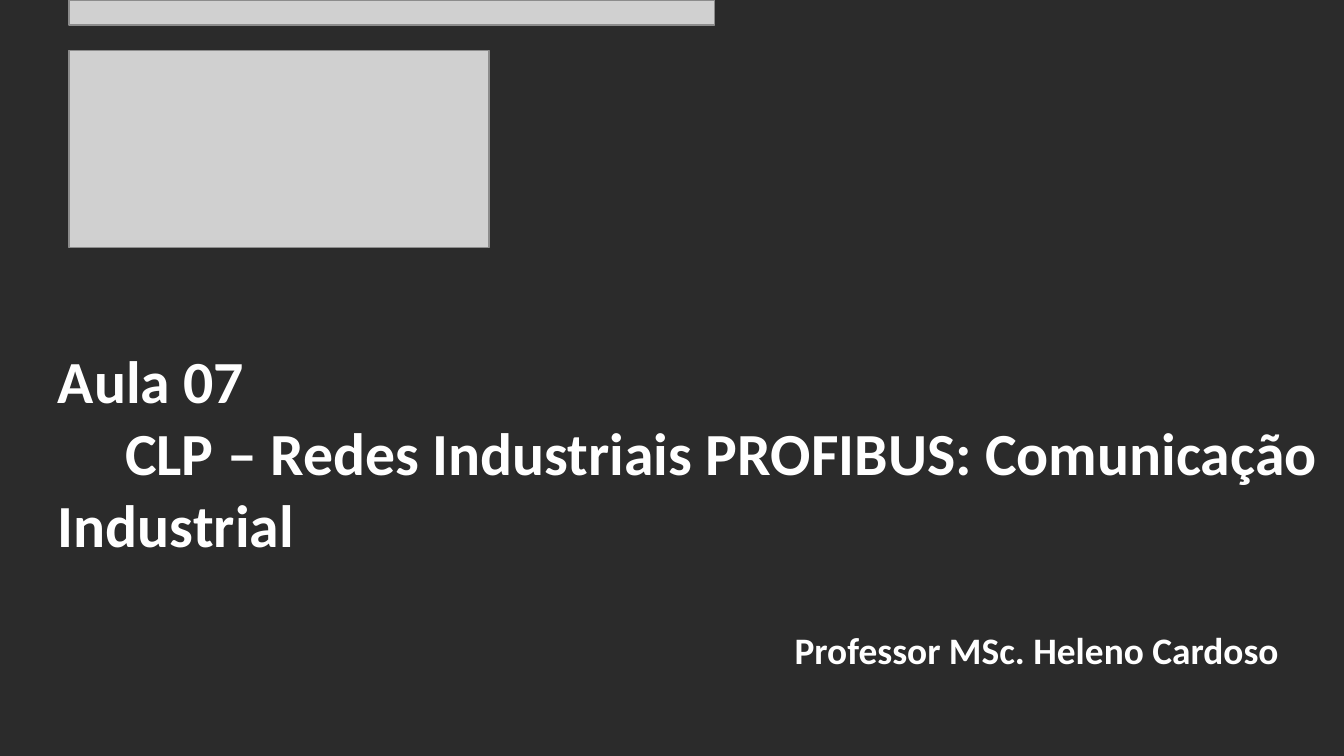
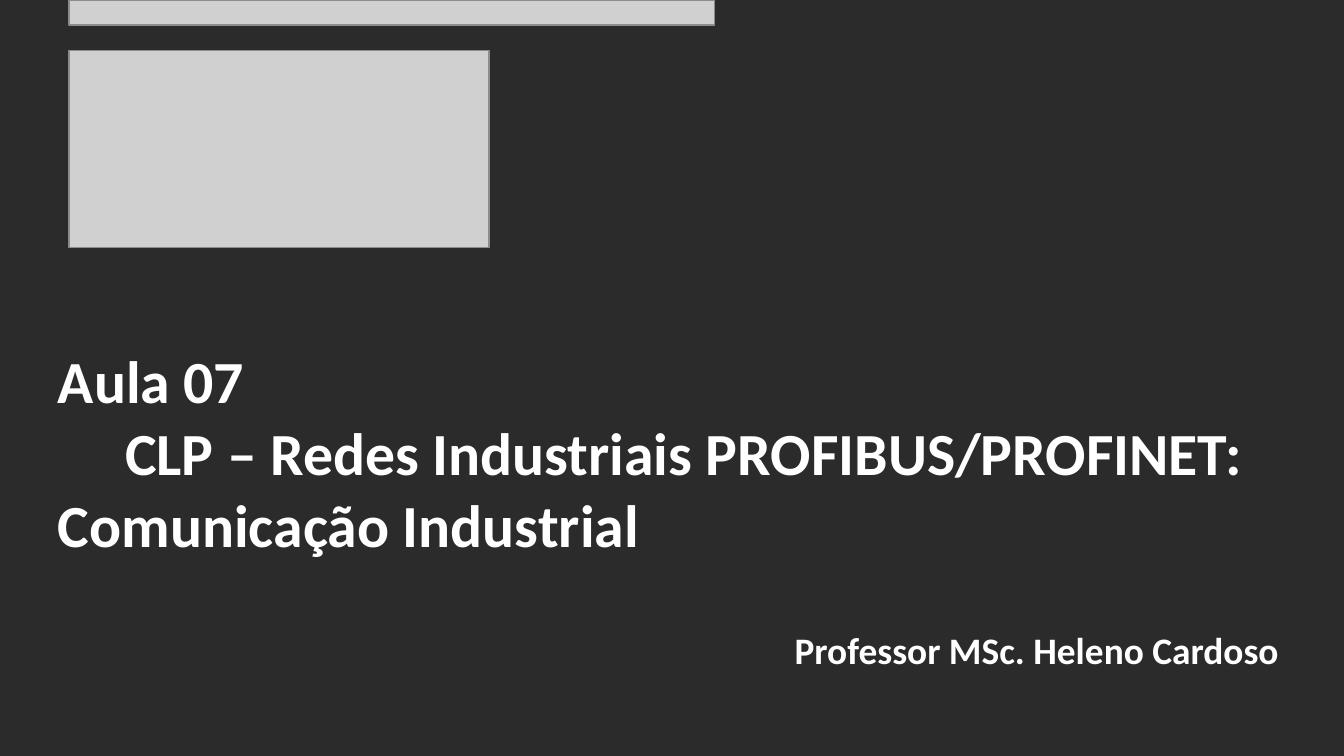
Before and after one commit to CloudEducationBrazil/WydenUniRuyControladoresLogicosProgCLP, a slide deck: slide 2 of 01 Classes/Aula7 - CLP - Redes Industriais PROFIBUS.pptx. Drawn at 1344x756 pixels with LibreOffice and Linux fonts; fonts in the diff are those of the drawing; grey boxes stand for pictures; background and template pictures are left out; a plain dark background stands for a picture behind light text. Boxes give left, top, right and bottom in pixels: in the first picture for what was removed or moved away, otherwise in the second. Text is boxed around its words. In the diff, an @@ line names an element or a change of style, - is before the commit and + after.

```diff
--- a/01 Classes/Aula7 - CLP - Redes Industriais PROFIBUS.pptx
+++ b/01 Classes/Aula7 - CLP - Redes Industriais PROFIBUS.pptx
@@ title at <box>58,361,1242,557</box>: text changed @@
-Aula 07
-CLP – Redes Industriais PROFIBUS: Comunicação Industrial
+Aula 07
+CLP – Redes Industriais PROFIBUS/PROFINET: Comunicação Industrial
```
Also in this commit, not shown: 6 other slides changed, 2 slides added, 3 other files.
